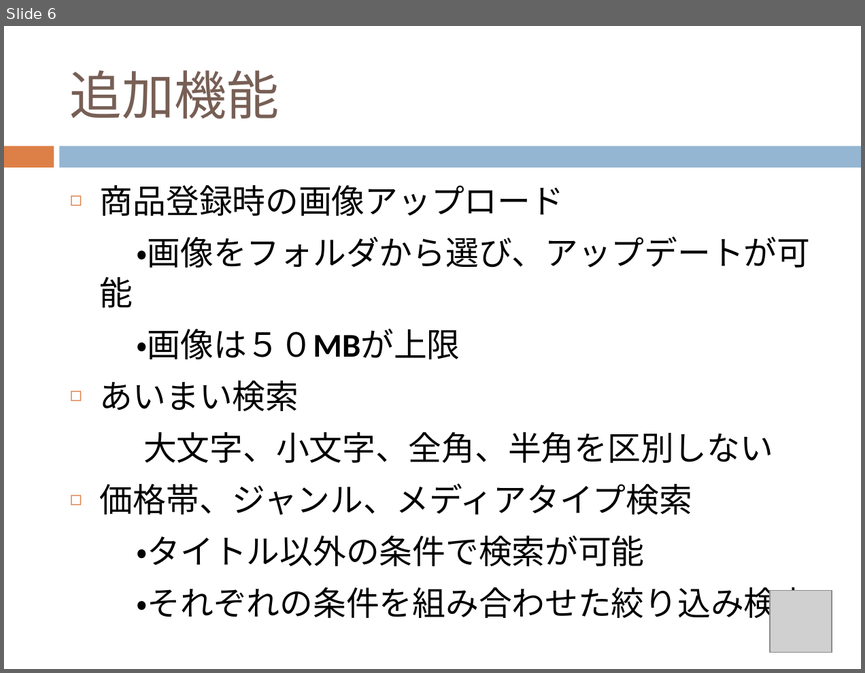
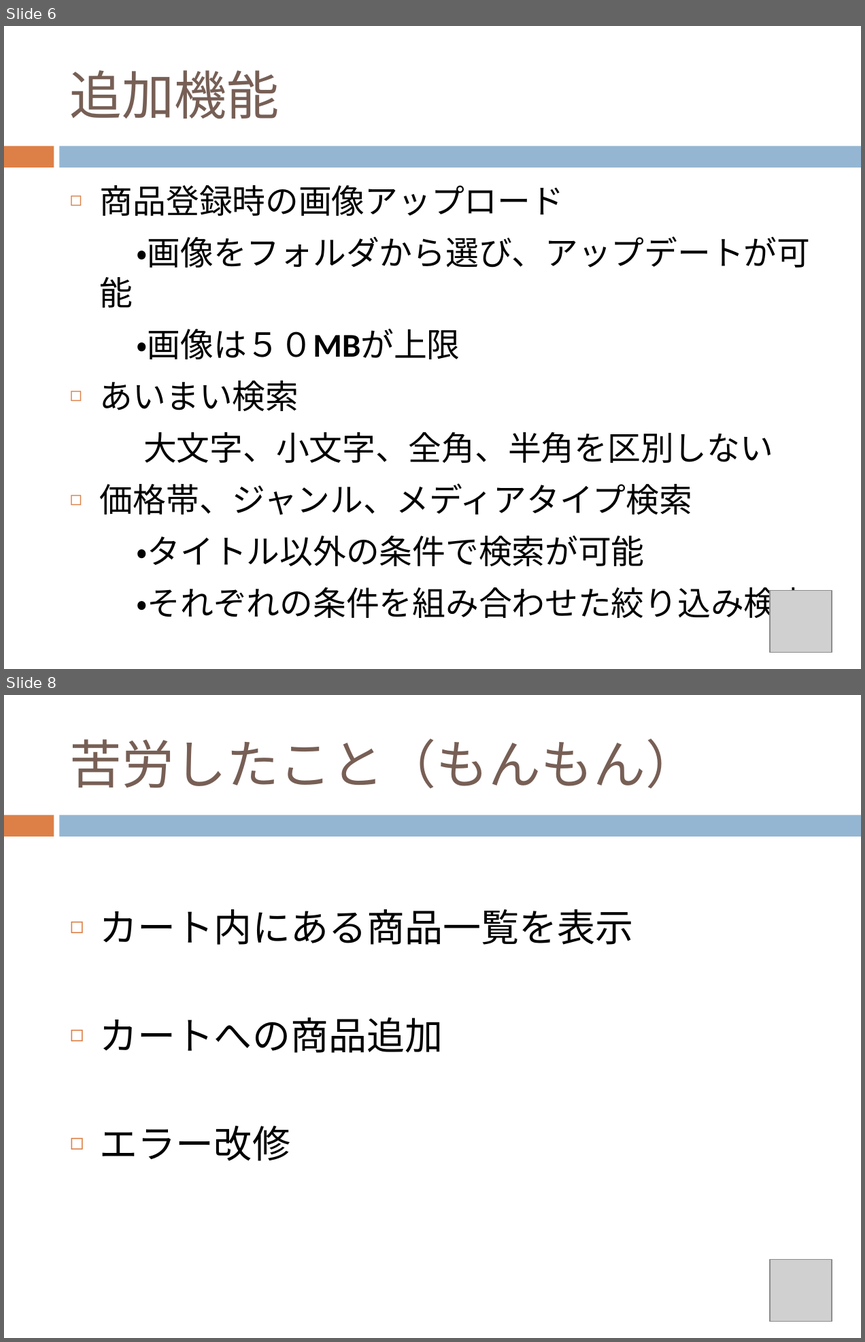
Before and after one commit to chocomegane/springC, a slide deck: document/ECサイト.pptx. Shown one above the other, each under a label of ours: slide 6 before the commit, slides 6 and 8 after it; the slides between them are not shown. The pictures are 865x673 and 865x1342 pixels, drawn with LibreOffice and Linux fonts; fonts in the diff are those of the drawing; grey boxes stand for pictures. Boxes give left, top, right and bottom in pixels: in the first picture for what was removed or moved away, otherwise in the second. Text is boxed around its words. In the diff, an @@ line names an element or a change of style, - is before the commit and + after.

```diff
--- a/document/ECサイト.pptx
+++ b/document/ECサイト.pptx
@@ slide 8 added at box(4, 695, 861, 1338), background #FFFFFF; not listed: 2 template elements that a slide beside it also shows @@
@@ title added at box(70, 739, 698, 788), 44 pt, text #775F55 @@
+苦労したこと（もんもん）
@@ text added at box(100, 909, 633, 1161), 32 pt, text #000000 @@
+◻ カート内にある商品一覧を表示
+◻ カートへの商品追加
+◻ エラー改修
@@ picture added at box(770, 1259, 832, 1321) @@
```
Also in this commit, not shown: 1 other slide added.
